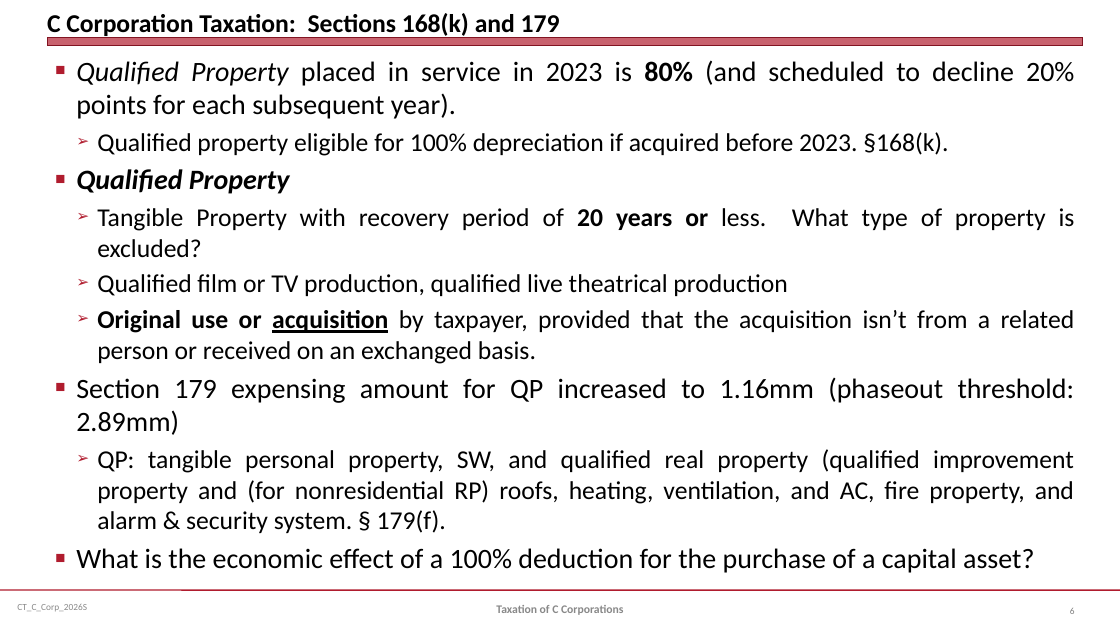
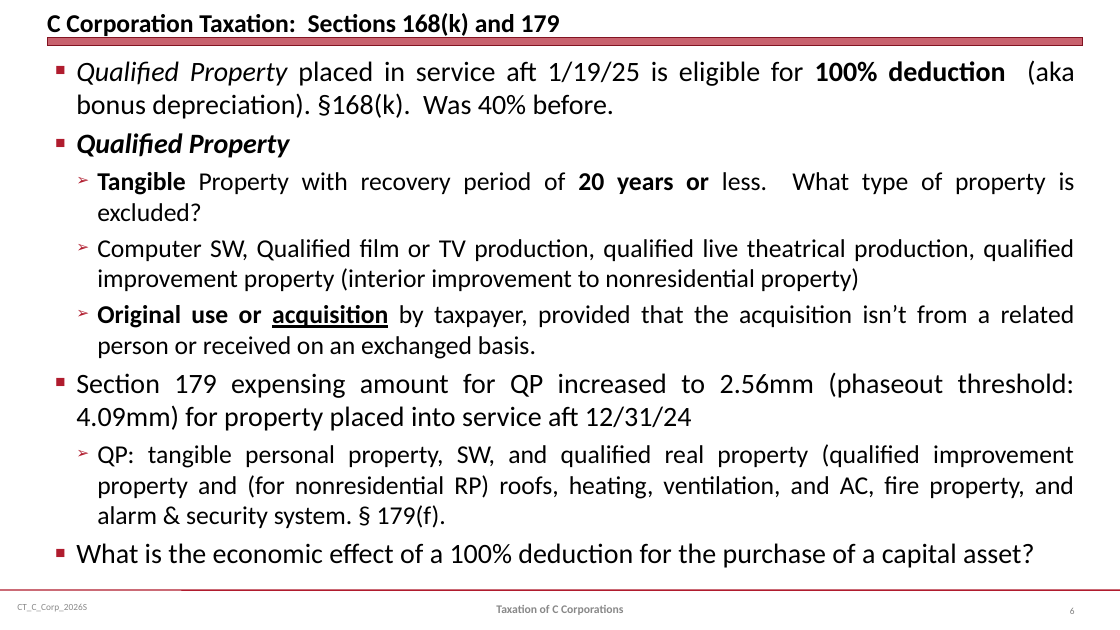
Before and after one commit to jmc877/Corporate-Tax, a slide deck: slide 6 of slides/CT_C_Corp_2026S.pptx. Drawn at 1120x630 pixels with LibreOffice and Linux fonts; fonts in the diff are those of the drawing. Boxes give left, top, right and bottom in pixels: in the first picture for what was removed or moved away, otherwise in the second. Text is boxed around its words. In the diff, an @@ line names an element or a change of style, - is before the commit and + after.

```diff
--- a/slides/CT_C_Corp_2026S.pptx
+++ b/slides/CT_C_Corp_2026S.pptx
@@ text at (76,60,1075,119): text changed @@
-■ Qualified Property placed in service in 2023 is 80% (and scheduled to decline 20% points for each subsequent year).
-  ➢ Qualified property eligible for 100% depreciation if acquired before 2023. §168(k).
+■ Qualified Property placed in service aft 1/19/25 is eligible for 100% deduction (aka bonus depreciation). §168(k). Was 40% before.
@@ text at (97,172,1075,222): bold on in "Tangible" @@
@@ text at (97,239,1074,291): text changed @@
-  ➢ Qualified film or TV production, qualified live theatrical production
+  ➢ Computer SW, Qualified film or TV production, qualified live theatrical production, qualified improvement property (interior improvement to nonresidential property)
@@ text at (76,373,1074,431): text changed @@
-■ Section 179 expensing amount for QP increased to 1.16mm (phaseout threshold: 2.89mm)
+■ Section 179 expensing amount for QP increased to 2.56mm (phaseout threshold: 4.09mm) for property placed into service aft 12/31/24
```
Also in this commit, not shown: 18 other slides changed, 1 slide added, 1 slide removed, 2 other files.
